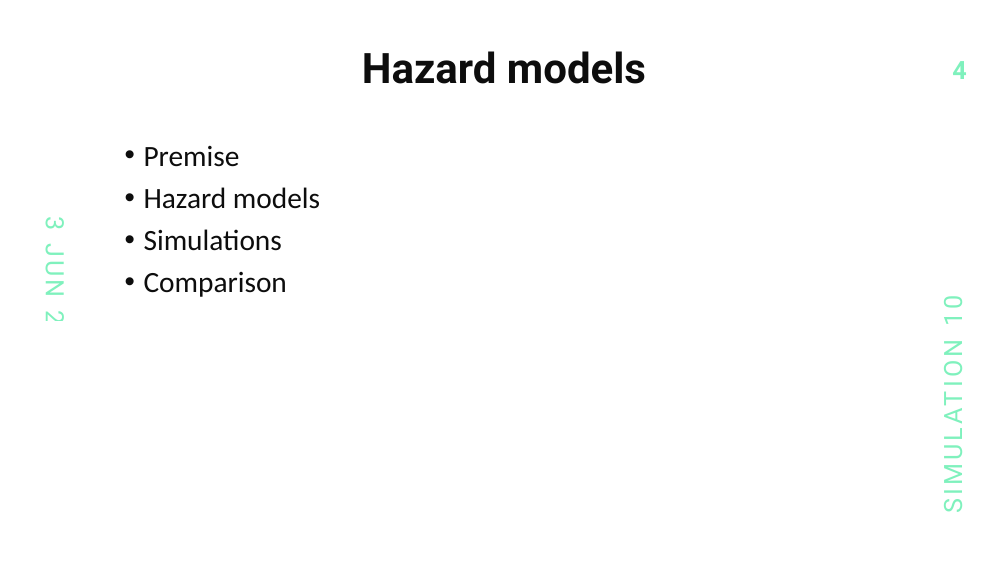
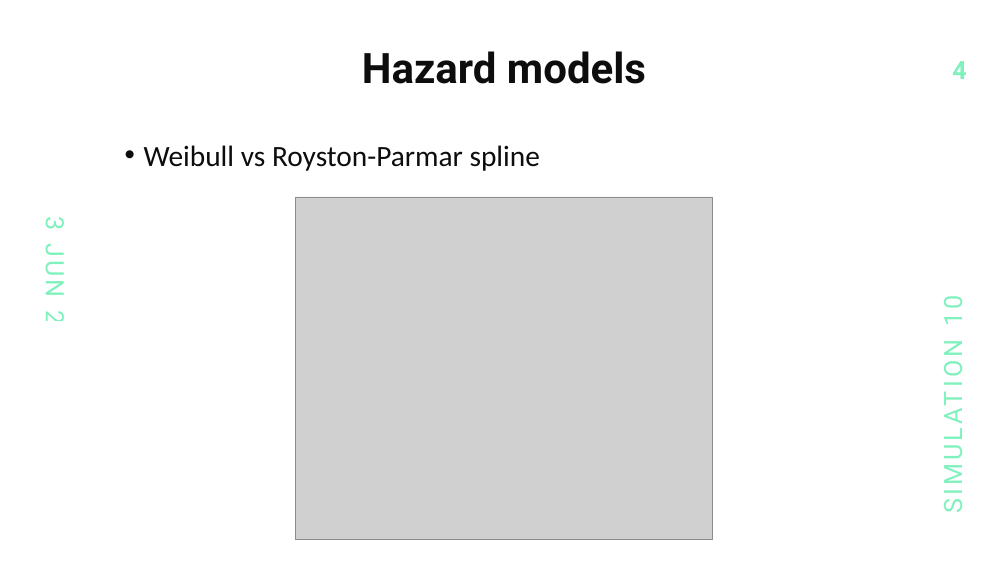
Before and after one commit to saumil-sh/tte-sim, a slide deck: slide 4 of presentation/interview.pptx. Drawn at 1008x567 pixels with LibreOffice and Linux fonts; fonts in the diff are those of the drawing; grey boxes stand for pictures. Boxes give left, top, right and bottom in pixels: in the first picture for what was removed or moved away, otherwise in the second. Text is boxed around its words. In the diff, an @@ line names an element or a change of style, - is before the commit and + after.

Commit message:
added model curves and more text

```diff
--- a/presentation/interview.pptx
+++ b/presentation/interview.pptx
@@ text at bbox=[144, 145, 540, 171]: text changed @@
-• Premise
-• Hazard models
-• Simulations
-• Comparison
+• Weibull vs Royston-Parmar spline
@@ picture added at bbox=[296, 197, 712, 539] @@
```
Also in this commit, not shown: 1 other slide changed, 1 slide added, 2 other files.
